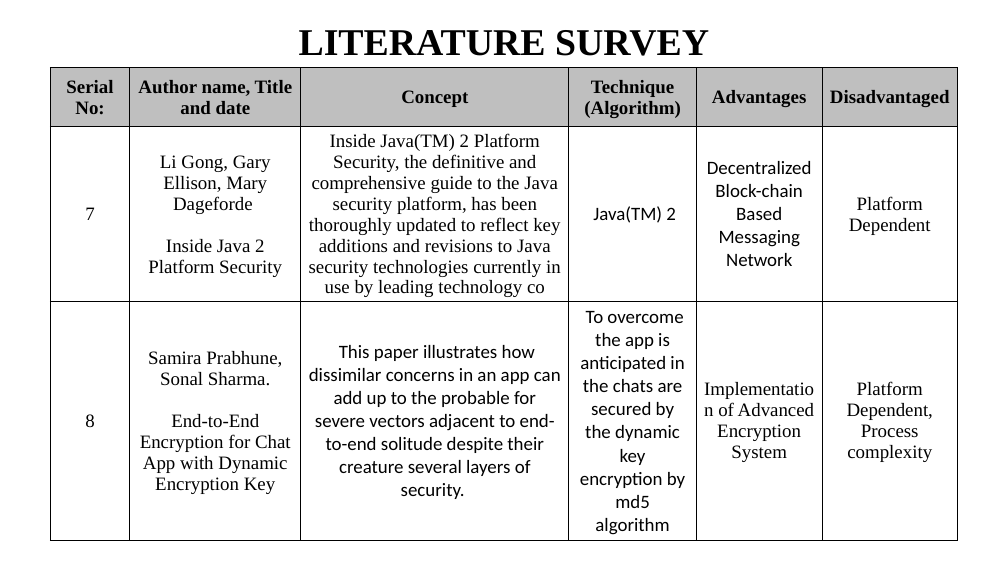
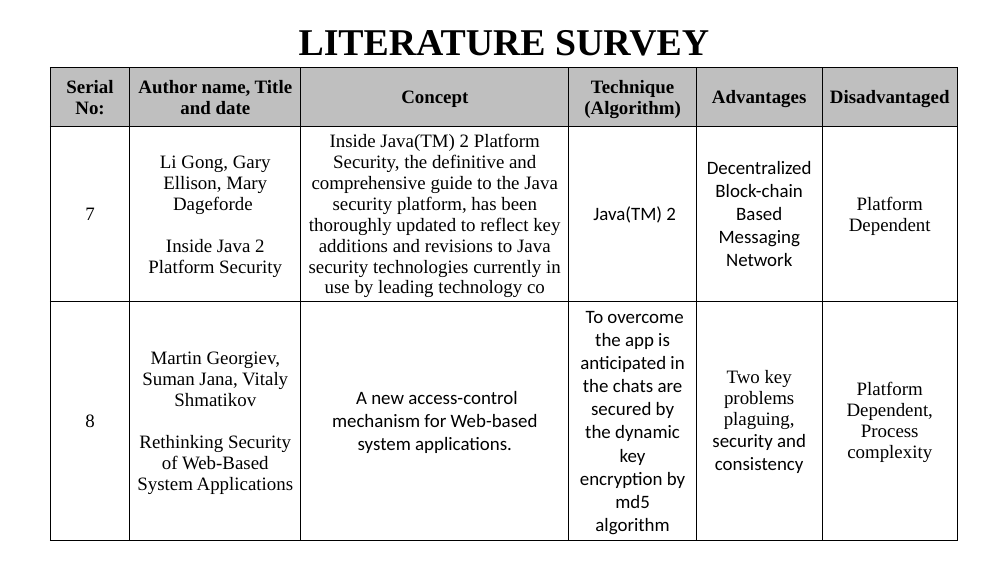
Before and after one commit to i-am-smf/Secure-Chat-using-Blockchain, a slide deck: slide 4 of DOCS/Literature_Survey.pptx. Drawn at 1008x567 pixels with LibreOffice and Linux fonts; fonts in the diff are those of the drawing. Boxes give left, top, right and bottom in pixels: in the first picture for what was removed or moved away, otherwise in the second. Text is boxed around its words. In the diff, an @@ line names an element or a change of style, - is before the commit and + after.

Commit message:
PPT Updated

```diff
--- a/DOCS/Literature_Survey.pptx
+++ b/DOCS/Literature_Survey.pptx
@@ table at [51,67,958,550] @@
-row 3: 8 | Samira Prabhune, Sonal Sharma. / End-to-End Encryption for Chat App with Dynamic Encryption Key | This paper illustrates how dissimilar concerns in an app can add up to the probable for severe vectors adjacent to end-to-end solitude despite their creature several layers of security. | To overcome the app is anticipated in the chats are secured by the dynamic key encryption by md5 algorithm | Implementation of Advanced Encryption System | Platform Dependent, / Process complexity
+row 3: 8 | Martin Georgiev, Suman Jana, Vitaly Shmatikov / Rethinking Security of Web-Based System Applications | A new access-control mechanism for Web-based system applications. | To overcome the app is anticipated in the chats are secured by the dynamic key encryption by md5 algorithm | Two key problems plaguing, / security and consistency | Platform Dependent, / Process complexity
```
Also in this commit, not shown: 2 other slides changed, 1 slide added, 2 other files.
